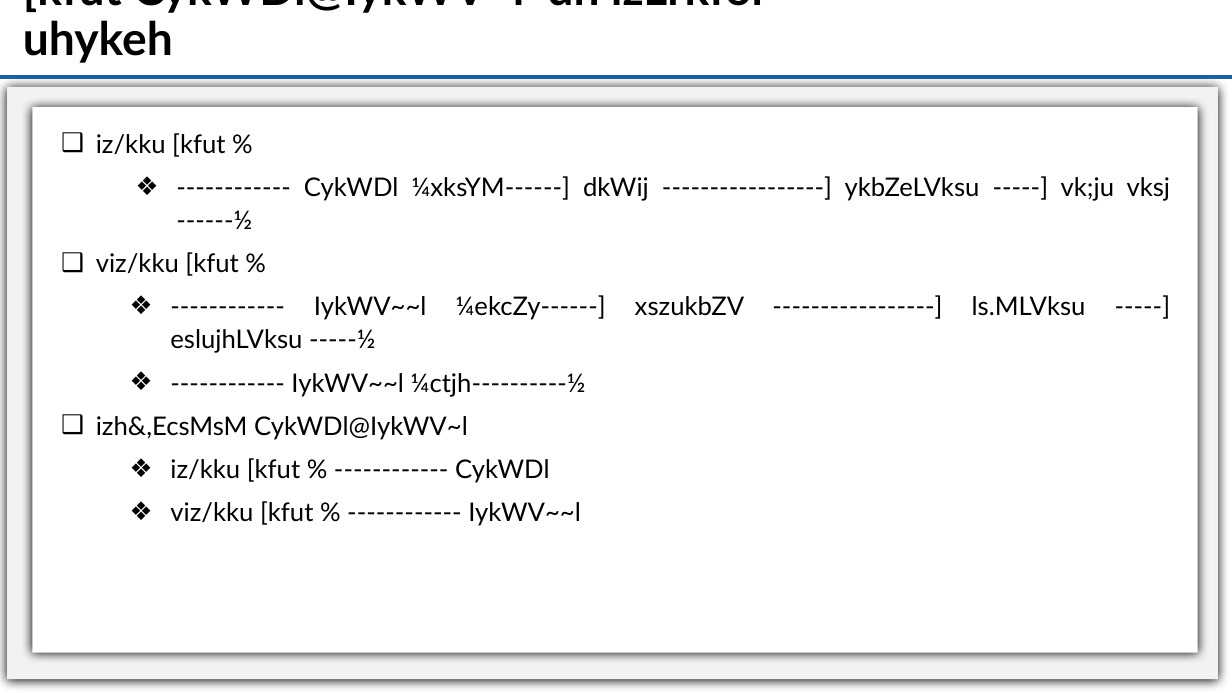
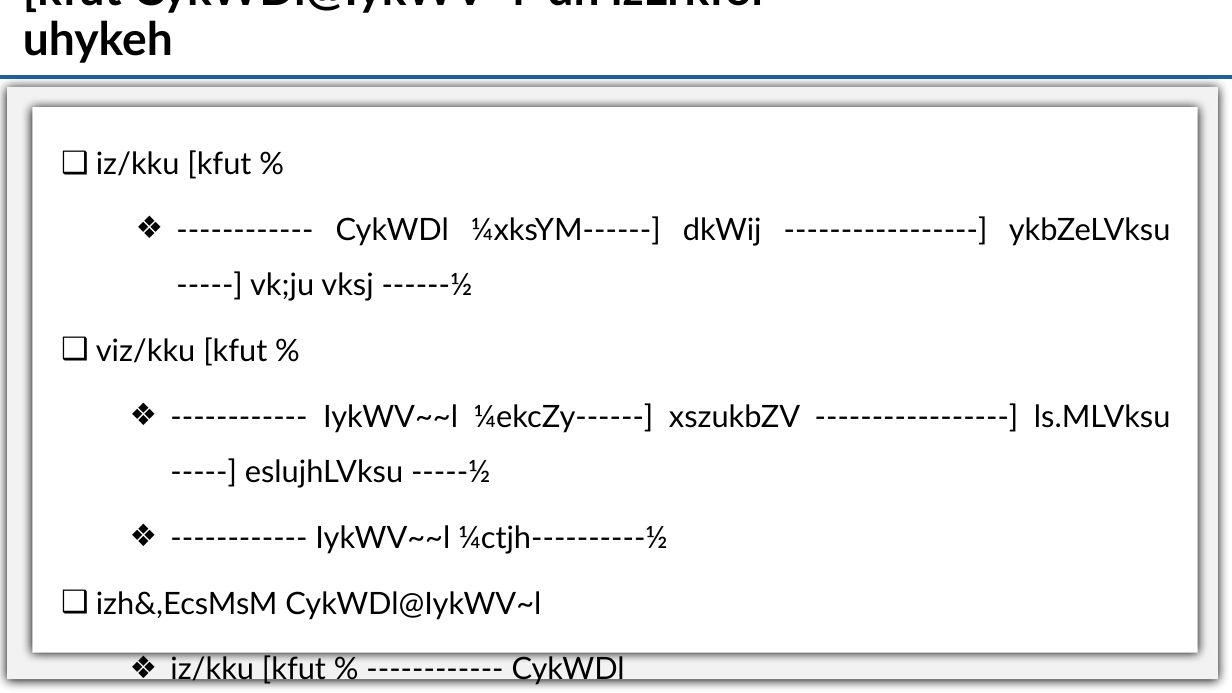
Before and after one commit to ITMSAnalyticsTeam/Common_Folder, a slide deck: slide 11 of HCM_Meeting_5_5_2026.pptx. Drawn at 1232x693 pixels with LibreOffice and Linux fonts; fonts in the diff are those of the drawing. Boxes give left, top, right and bottom in pixels: in the first picture for what was removed or moved away, otherwise in the second. Text is boxed around its words. In the diff, an @@ line names an element or a change of style, - is before the commit and + after.

```diff
--- a/HCM_Meeting_5_5_2026.pptx
+++ b/HCM_Meeting_5_5_2026.pptx
@@ text "iz/kku [kfut %" at (96, 150, 1171, 685): size 20 to 24 pt; line spacing 1.07 to 1.5 @@
```
Also in this commit, not shown: 9 other slides changed, 1 other file.
